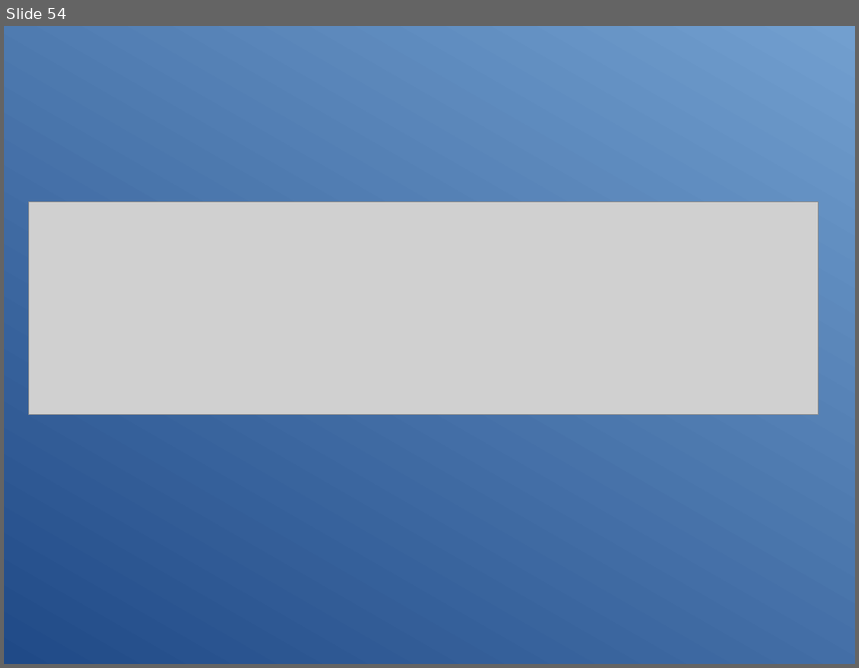
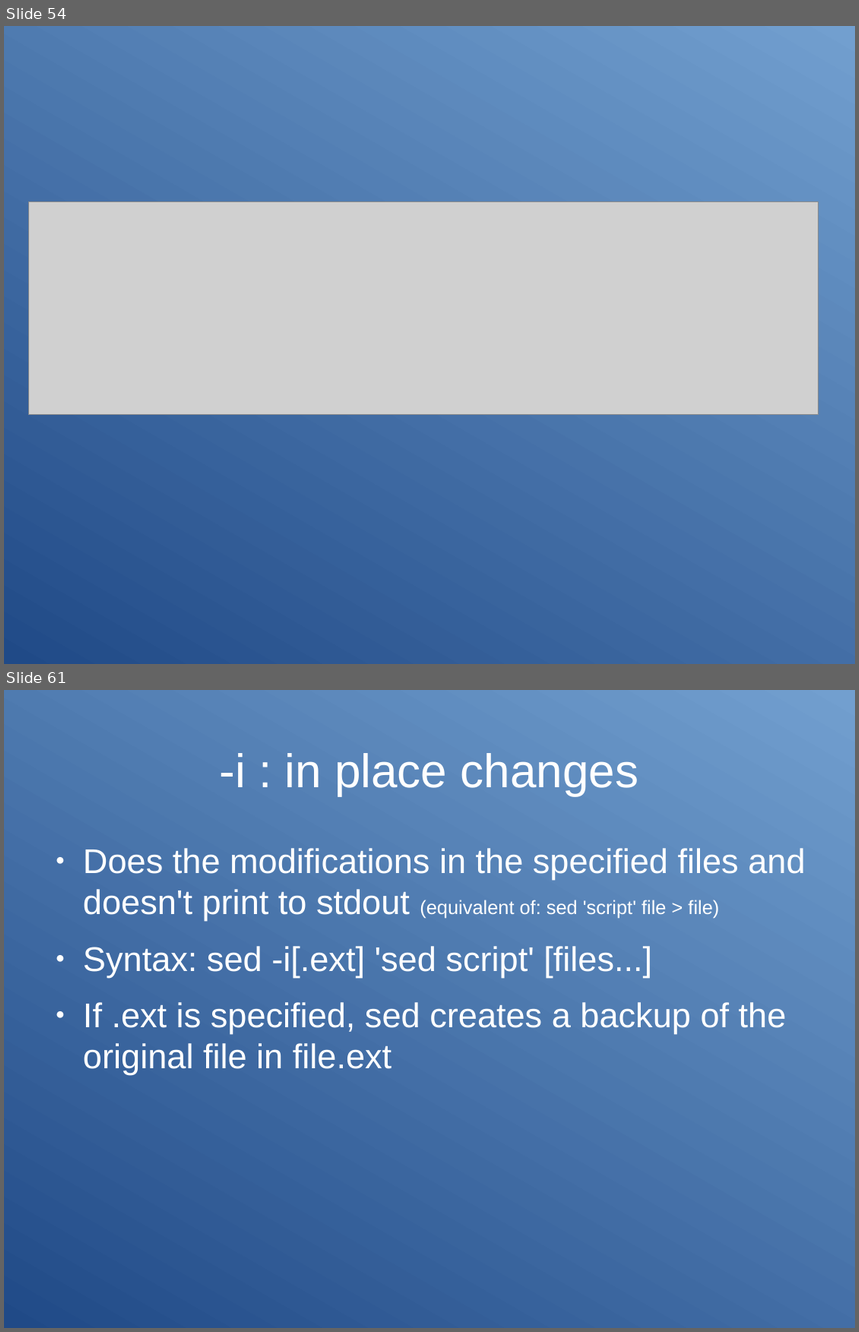
Before and after one commit to Clibre/An-introduction-to-bash, a slide deck: presentation.odp. Shown one above the other, each under a label of ours: slide 54 before the commit, slides 54 and 61 after it; the slides between them are not shown. The pictures are 859x668 and 859x1332 pixels, drawn with LibreOffice and Linux fonts; fonts in the diff are those of the drawing; grey boxes stand for pictures. Boxes give left, top, right and bottom in pixels: in the first picture for what was removed or moved away, otherwise in the second. Text is boxed around its words. In the diff, an @@ line names an element or a change of style, - is before the commit and + after.

```diff
--- a/presentation.odp
+++ b/presentation.odp
@@ slide 61 added at <box>4,690,855,1328</box>, background gradient #204A87 to #729FCF @@
@@ title added at <box>220,753,639,796</box>, 44 pt, text #FFFFFF @@
+-i : in place changes
@@ text added at <box>83,848,805,1075</box>, 32 pt, text #FFFFFF @@
+● Does the modifications in the specified files and doesn't print to stdout (equivalent of: sed 'script' file > file)
+● Syntax: sed -i[.ext] 'sed script' [files...]
+● If .ext is specified, sed creates a backup of the original file in file.ext
```
Also in this commit, not shown: 2 slides changed, 6 other slides added, 5 other files.
